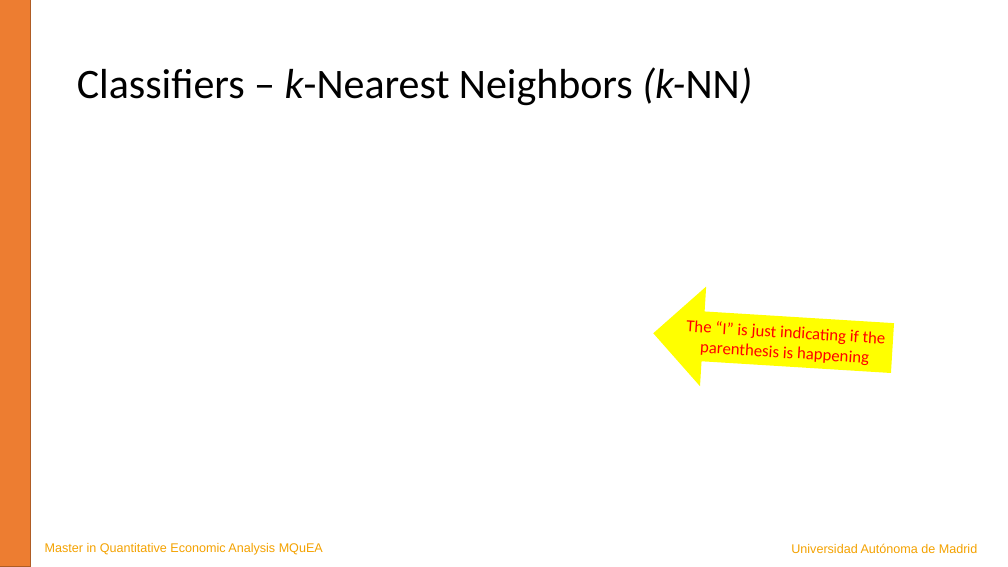
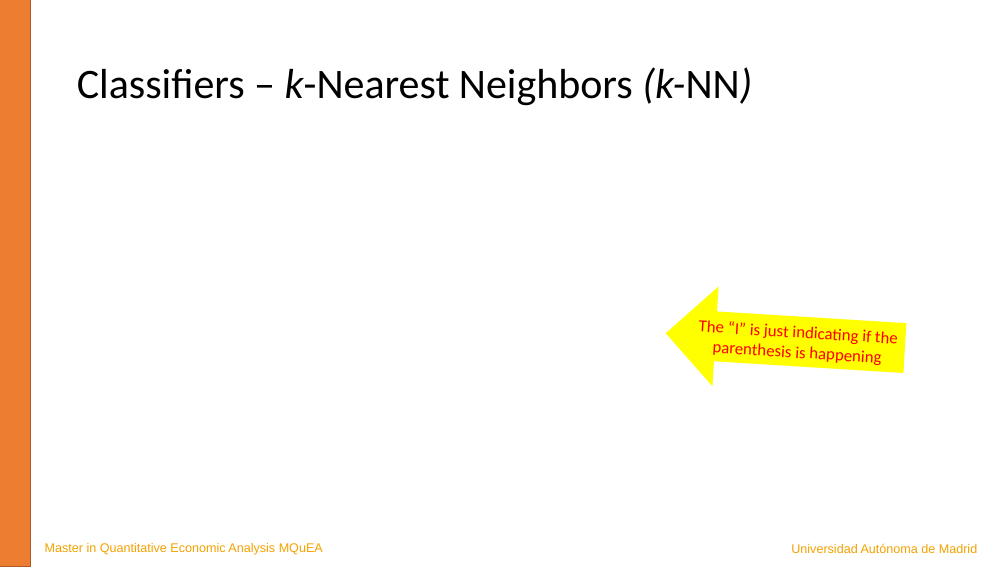
Before and after one commit to JavierBas/IMLEF-MQuEA, a slide deck: slide 11 of Course content/Slides/Topic 4 - Classification.pptx (slide 14 before the commit). Drawn at 1008x567 pixels with LibreOffice and Linux fonts; fonts in the diff are those of the drawing; grey boxes stand for pictures. Boxes give left, top, right and bottom in pixels: in the first picture for what was removed or moved away, otherwise in the second. Text is boxed around its words. In the diff, an @@ line names an element or a change of style, - is before the commit and + after.

```diff
--- a/Course content/Slides/Topic 4 - Classification.pptx
+++ b/Course content/Slides/Topic 4 - Classification.pptx
@@ left arrow "The “I” is just indicating ...": place and size @@
-left arrow "The “I” is just indicating ..." at bbox=[651, 284, 896, 398]
+left arrow "The “I” is just indicating ..." at bbox=[663, 284, 908, 398]
```
Also in this commit, not shown: 6 other slides changed, 3 slides removed, 6 other files.
